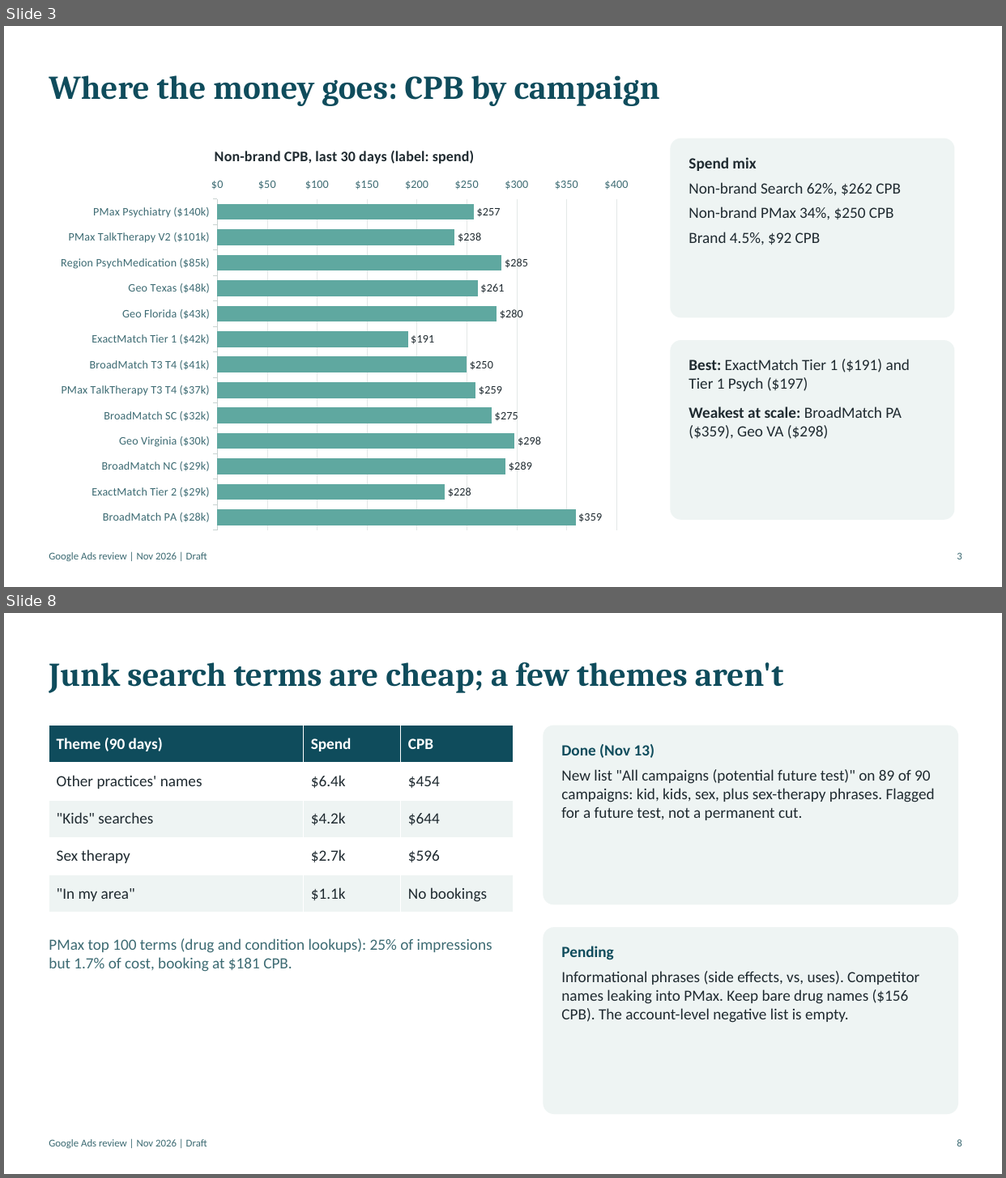
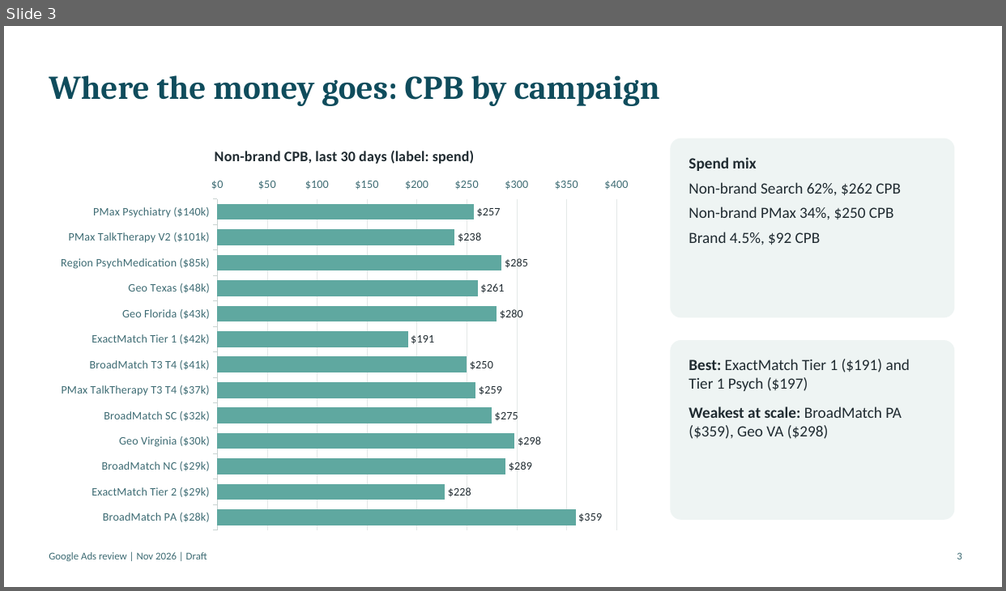
Before and after one commit to tomroberts-thriveworks/paid-media-hub, a slide deck: docs/audit/google-ads-review-nov-2026.pptx. Shown one above the other, each under a label of ours: slides 3 and 8 before the commit, slide 3 after it; the slides between them are not shown. The pictures are 1006x1178 and 1006x591 pixels, drawn with LibreOffice and Linux fonts; fonts in the diff are those of the drawing. Boxes give left, top, right and bottom in pixels: in the first picture for what was removed or moved away, otherwise in the second. Text is boxed around its words. In the diff, an @@ line names an element or a change of style, - is before the commit and + after.

```diff
--- a/docs/audit/google-ads-review-nov-2026.pptx
+++ b/docs/audit/google-ads-review-nov-2026.pptx
@@ slide 8 removed at [4, 613, 1002, 1174], background #FFFFFF @@
@@ text removed at [49, 662, 784, 693] @@
-Junk search terms are cheap; a few themes aren't
@@ table removed at [49, 726, 513, 913], 5 rows, 3 columns @@
-Theme (90 days) | Spend | CPB
-Other practices' names | $6.4k | $454
-"Kids" searches | $4.2k | $644
-Sex therapy | $2.7k | $596
-"In my area" | $1.1k | No bookings
@@ rounded rectangle removed at [543, 726, 958, 905] @@
@@ text removed at [561, 744, 935, 820] @@
-Done (Nov 13)
-New list "All campaigns (potential future test)" on 89 of 90 campaigns: kid, kids, sex, plus sex-therapy phrases. Flagged for a future test, not a permanent cut.
@@ rounded rectangle removed at [543, 927, 958, 1114] @@
@@ text removed at [49, 939, 492, 972] @@
-PMax top 100 terms (drug and condition lookups): 25% of impressions but 1.7% of cost, booking at $181 CPB.
@@ text removed at [561, 946, 919, 1023] @@
-Pending
-Informational phrases (side effects, vs, uses). Competitor names leaking into PMax. Keep bare drug names ($156 CPB). The account-level negative list is empty.
@@ text removed at [49, 1139, 207, 1148] @@
-Google Ads review | Nov 2026 | Draft
@@ text removed at [957, 1139, 961, 1147] @@
-8
```
Also in this commit, not shown: 6 slides changed, 8 slides added, 5 other slides removed, 2 other files.
